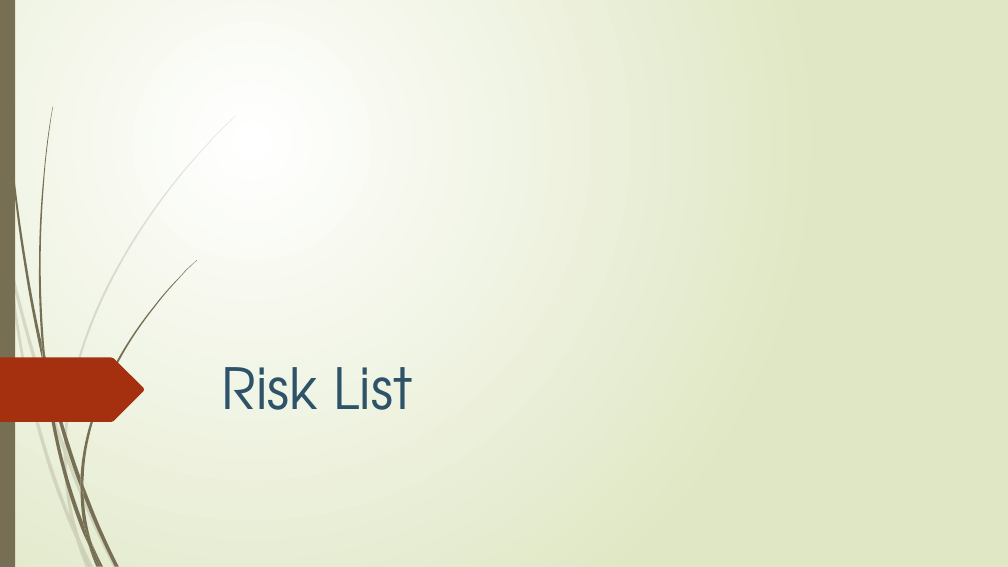
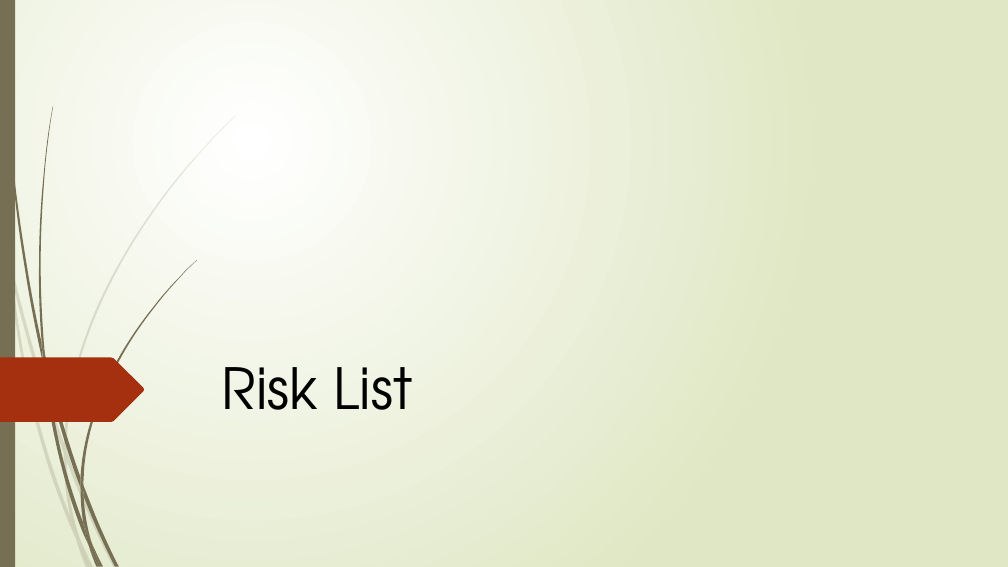
Before and after one commit to lpleo/Ingegneria_Software_2014, a slide deck: slide 2 of Slide/Slide Sparta.pptx. Drawn at 1008x567 pixels with LibreOffice and Linux fonts; fonts in the diff are those of the drawing. Boxes give left, top, right and bottom in pixels: in the first picture for what was removed or moved away, otherwise in the second. Text is boxed around its words. In the diff, an @@ line names an element or a change of style, - is before the commit and + after.

```diff
--- a/Slide/Slide Sparta.pptx
+++ b/Slide/Slide Sparta.pptx
@@ title "Risk List" at [222,367,413,410]: text colour #2E5369 to #000000 @@
```
Also in this commit, not shown: 3 other slides changed, 3 slides added, 2 slides removed, 1 other file.
